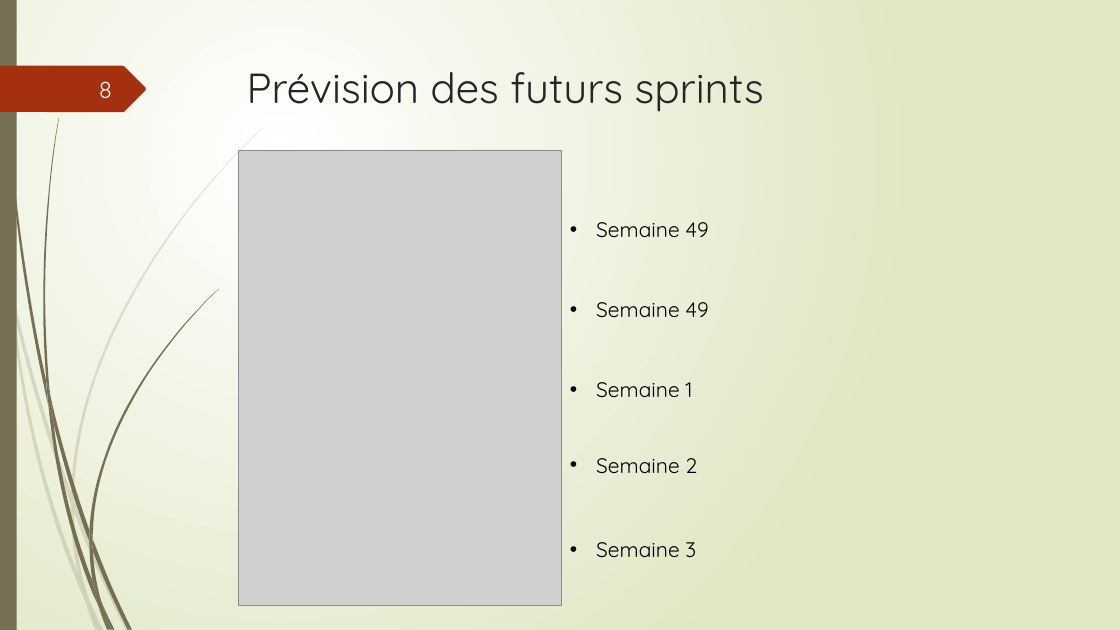
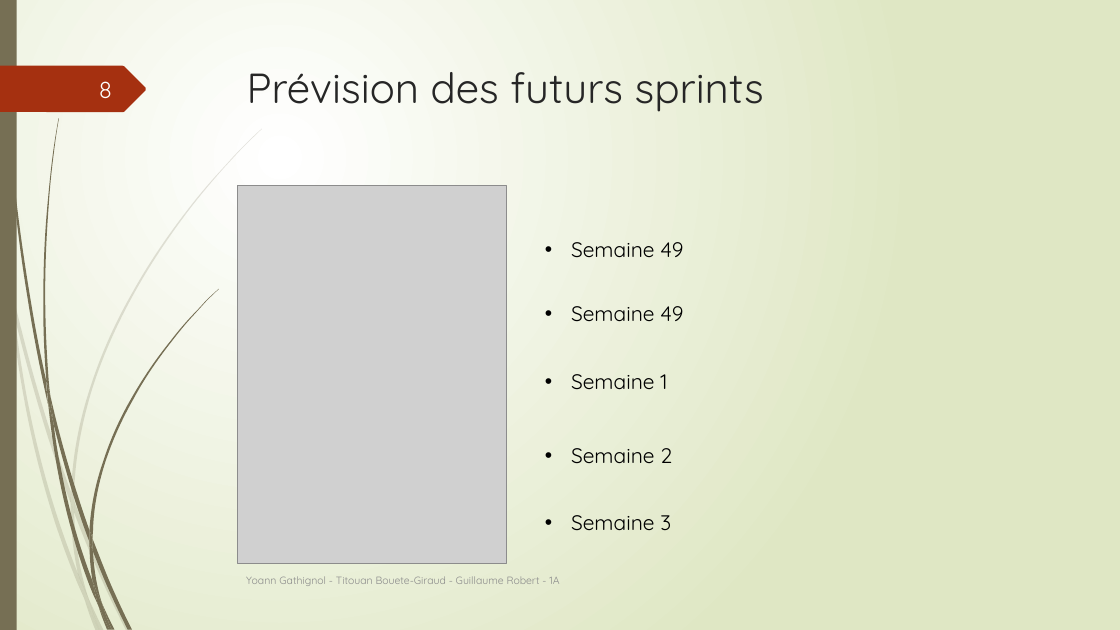
Before and after one commit to Guyoms/PTUT2016, a slide deck: slide 8 of SOUTENANCE/I HEAR I SAY.pptx. Drawn at 1120x630 pixels with LibreOffice and Linux fonts; fonts in the diff are those of the drawing; grey boxes stand for pictures. Boxes give left, top, right and bottom in pixels: in the first picture for what was removed or moved away, otherwise in the second. Text is boxed around its words. In the diff, an @@ line names an element or a change of style, - is before the commit and + after.

```diff
--- a/SOUTENANCE/I HEAR I SAY.pptx
+++ b/SOUTENANCE/I HEAR I SAY.pptx
@@ picture: place and size @@
-picture at box(239, 150, 562, 606)
+picture at box(238, 186, 507, 564)
@@ text "Semaine 49": place and size @@
-text "Semaine 49" at box(596, 222, 708, 238)
+text "Semaine 49" at box(571, 242, 683, 257)
@@ text "Semaine 49": place and size @@
-text "Semaine 49" at box(596, 302, 708, 318)
+text "Semaine 49" at box(571, 306, 683, 322)
@@ text "Semaine 1": place and size @@
-text "Semaine 1" at box(596, 382, 692, 398)
+text "Semaine 1" at box(571, 374, 667, 390)
@@ text "Semaine 2": place and size @@
-text "Semaine 2" at box(596, 458, 697, 474)
+text "Semaine 2" at box(571, 448, 672, 464)
@@ text "Semaine 3": place and size @@
-text "Semaine 3" at box(596, 542, 696, 558)
+text "Semaine 3" at box(571, 515, 671, 530)
@@ text added at box(246, 576, 559, 586), 9 pt, text #8C8C8C @@
+Yoann Gathignol - Titouan Bouete-Giraud - Guillaume Robert - 1A
```
Also in this commit, not shown: 9 other slides changed.
